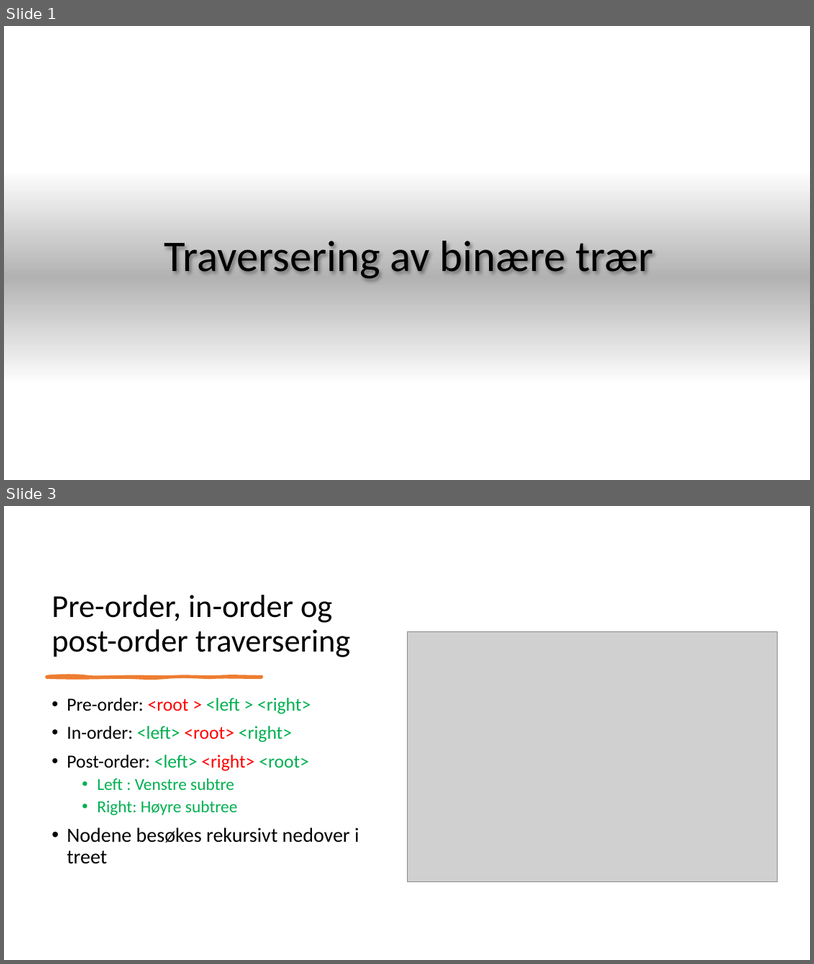
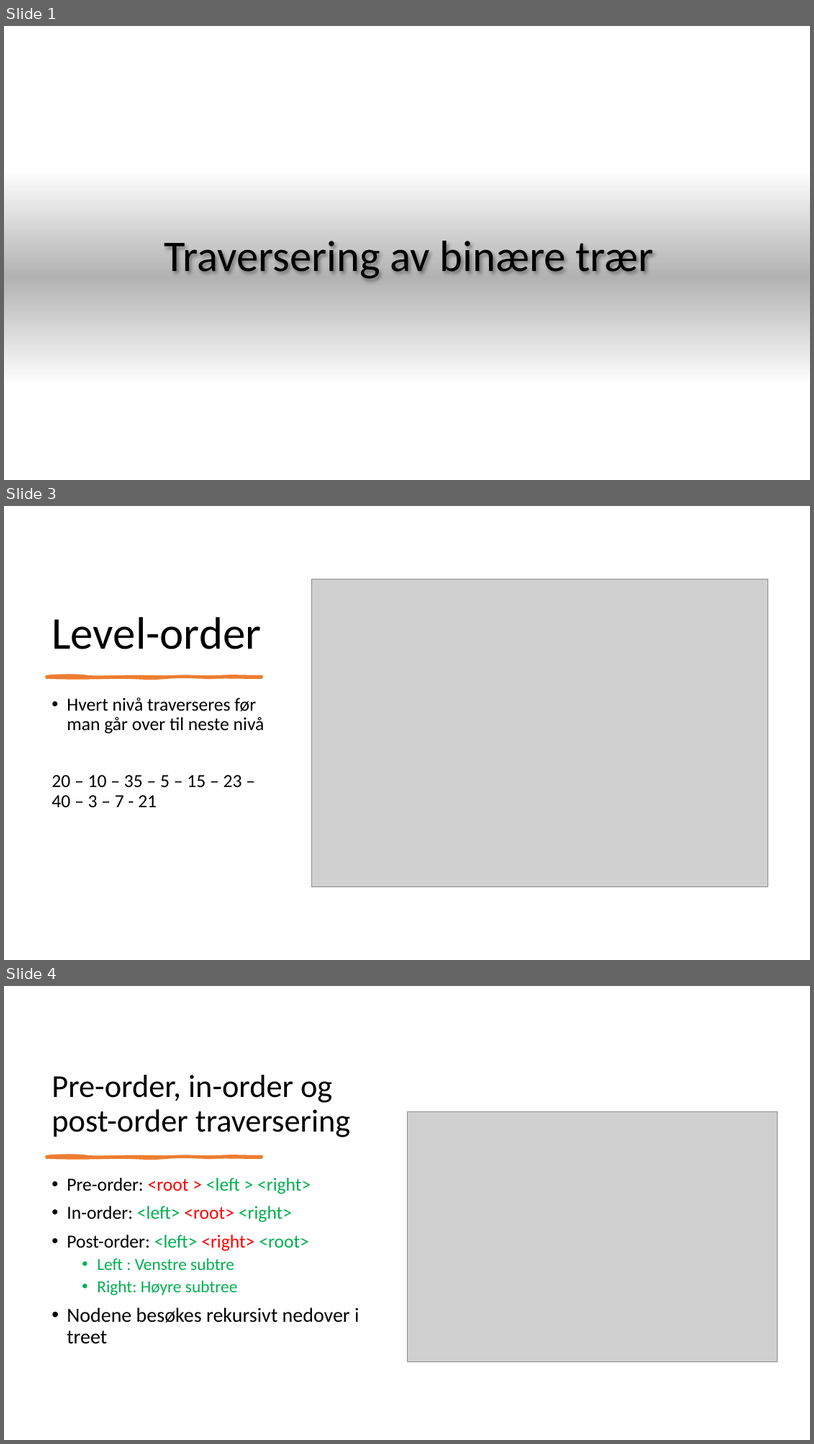
Before and after one commit to helgeingvart/DTE-2511, a slide deck: resources/classroom/Traversering av binære trær.pptx. Shown one above the other, each under a label of ours: slides 1 and 3 before the commit, slides 1, 3 and 4 after it; the slides between them are not shown. The pictures are 814x964 and 814x1444 pixels, drawn with LibreOffice and Linux fonts; fonts in the diff are those of the drawing; grey boxes stand for pictures; background and template pictures are left out. Boxes give left, top, right and bottom in pixels: in the first picture for what was removed or moved away, otherwise in the second. Text is boxed around its words. In the diff, an @@ line names an element or a change of style, - is before the commit and + after.

```diff
--- a/resources/classroom/Traversering av binære trær.pptx
+++ b/resources/classroom/Traversering av binære trær.pptx
@@ slide 3 added at (4, 506, 810, 960), background #FFFFFF @@
@@ picture added at (312, 579, 769, 887) @@
@@ title added at (52, 617, 261, 649), 54 pt, text #000000 @@
+Level-order
@@ freeform shape added at (46, 676, 262, 677), fill #ED7D31, outline #ED7D31 3 pt @@
@@ text added at (52, 698, 265, 807), 22 pt, text #000000 @@
+• Hvert nivå traverseres før man går over til neste nivå
+20 – 10 – 35 – 5 – 15 – 23 – 40 – 3 – 7 - 21
@@ what was slide 3 is now slide 4 @@
```
Also in this commit, not shown: 2 slides changed, 4 other files.
